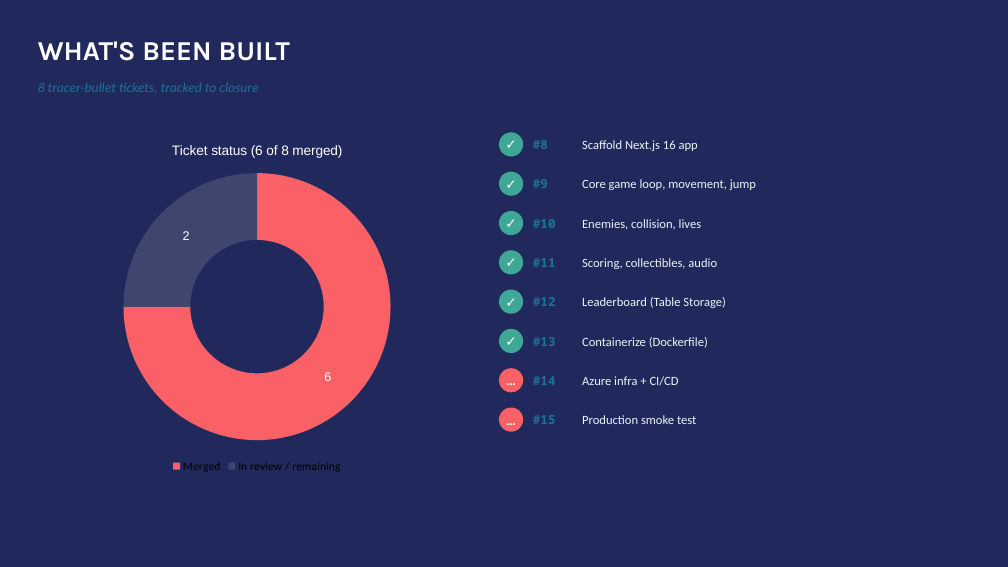
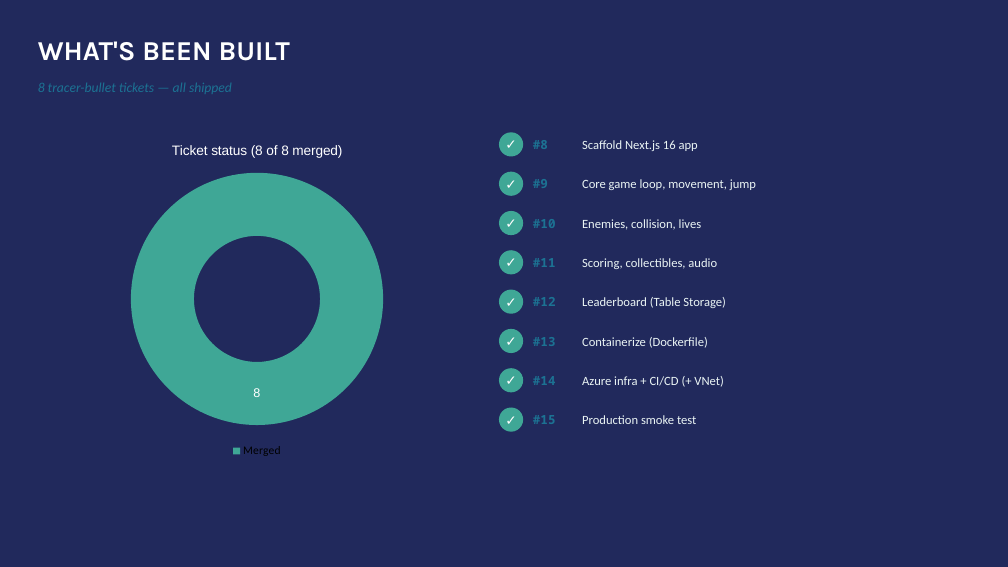
Before and after one commit to bedro96/raccoon, a slide deck: slide 8 of Ponpoko-Technical-Architecture.pptx. Drawn at 1008x567 pixels with LibreOffice and Linux fonts; fonts in the diff are those of the drawing. Boxes give left, top, right and bottom in pixels: in the first picture for what was removed or moved away, otherwise in the second. Text is boxed around its words. In the diff, an @@ line names an element or a change of style, - is before the commit and + after.

```diff
--- a/Ponpoko-Technical-Architecture.pptx
+++ b/Ponpoko-Technical-Architecture.pptx
@@ text at (38,83,232,94): text changed @@
-8 tracer-bullet tickets, tracked to closure
+8 tracer-bullet tickets — all shipped
@@ doughnut chart at (60,129,454,461) @@
@@ title "Ticket status (6 of 8 merged)" to "Ticket status (8 of 8 merged)" @@
-categories: Merged, In review / remaining
+categories: Merged
-Series 1: 6, 2
+Series 1: 8
@@ data labels of Series 1 changed @@
@@ doughnut chart: place and size @@
-doughnut chart at (60,129,454,476)
+doughnut chart at (60,129,454,461)
@@ text at (499,368,523,392): text changed @@
-…
+✓
@@ ellipse at (499,368,523,392): fill #F96167 to #3FA796 @@
@@ text at (582,376,723,387): text changed @@
-Azure infra + CI/CD
+Azure infra + CI/CD (+ VNet)
@@ text at (499,408,523,432): text changed @@
-…
+✓
@@ ellipse at (499,408,523,432): fill #F96167 to #3FA796 @@
```
Also in this commit, not shown: 9 other slides changed.
